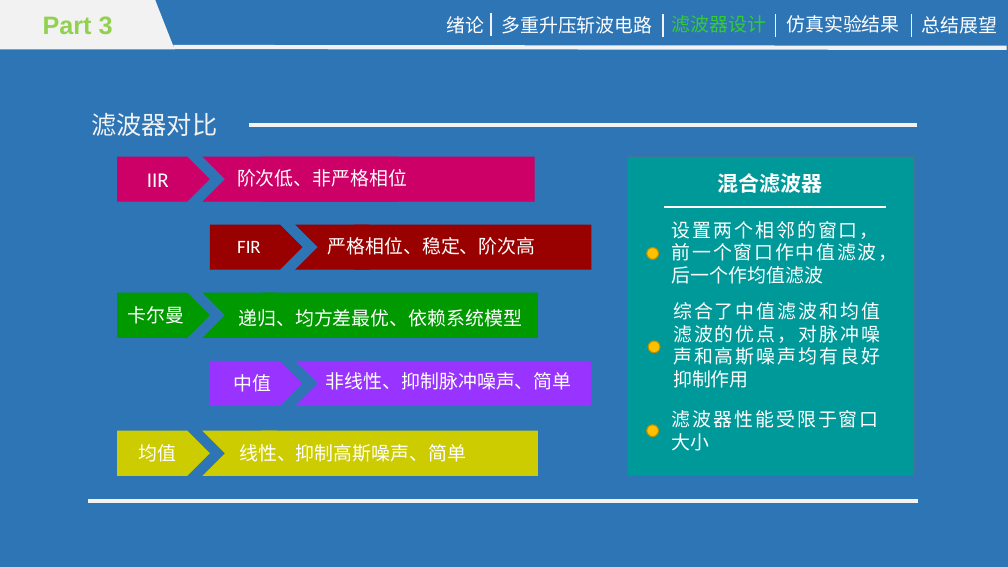
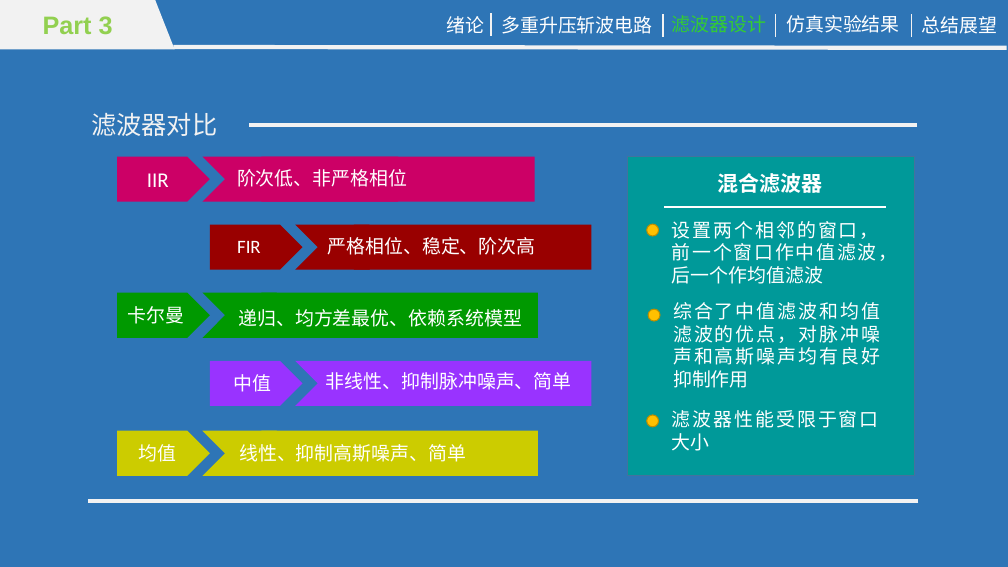
Before and after one commit to mcyang123/paper, a slide deck: slide 8 of 答辩.pptx (slide 9 before the commit). Drawn at 1008x567 pixels with LibreOffice and Linux fonts; fonts in the diff are those of the drawing. Boxes give left, top, right and bottom in pixels: in the first picture for what was removed or moved away, otherwise in the second. Text is boxed around its words. In the diff, an @@ line names an element or a change of style, - is before the commit and + after.

Commit message:
modified ppt,completed

```diff
--- a/答辩.pptx
+++ b/答辩.pptx
@@ ellipse: place and size @@
-ellipse at (647,247,659,259)
+ellipse at (647,224,659,236)
@@ ellipse: place and size @@
-ellipse at (648,341,660,353)
+ellipse at (648,309,660,321)
@@ ellipse: place and size @@
-ellipse at (647,425,659,437)
+ellipse at (647,415,659,427)
```
Also in this commit, not shown: 2 other slides changed, 8 slides added, 1 slide removed.
